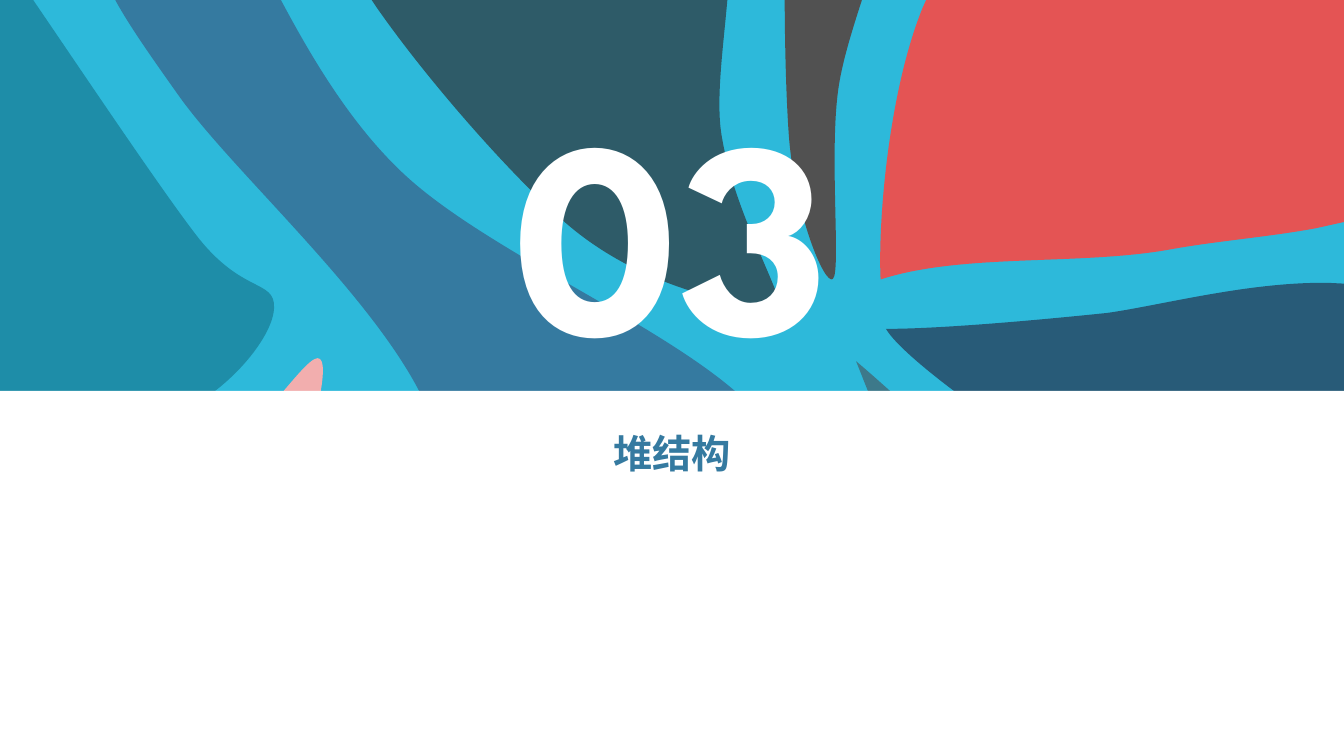
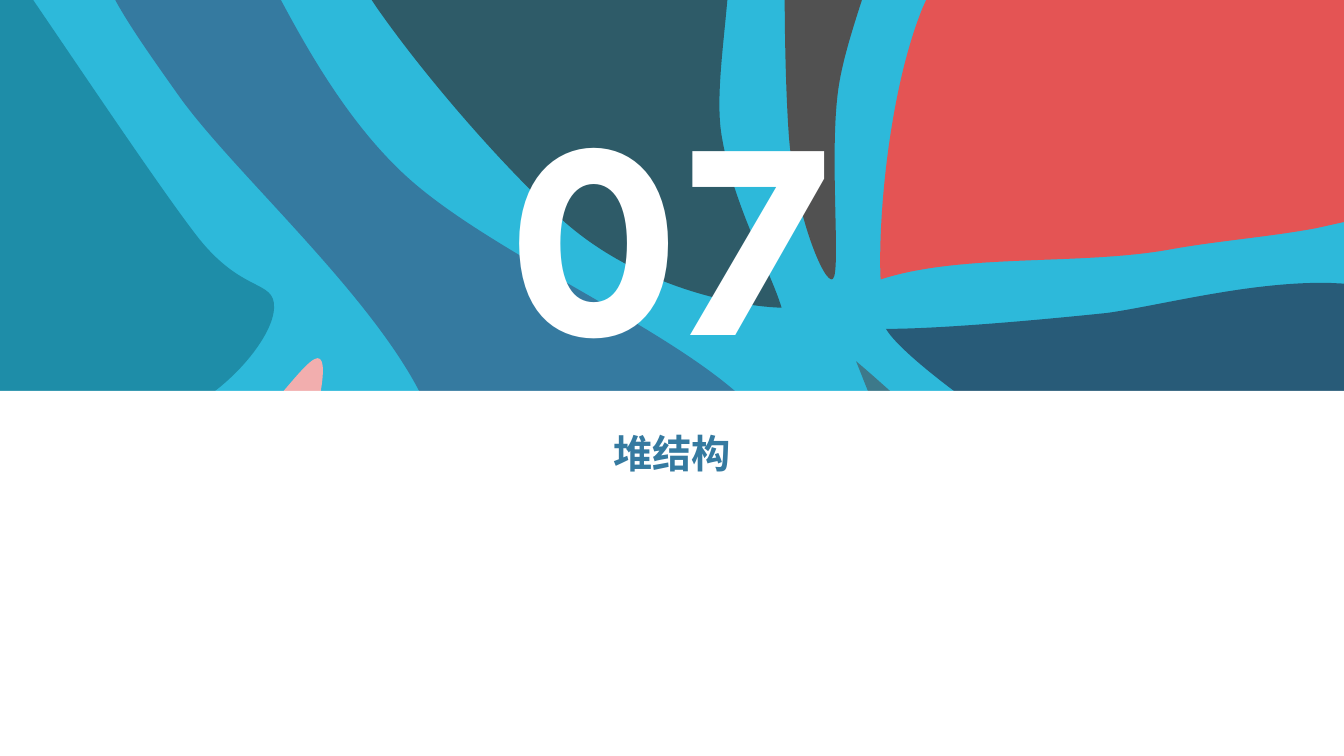
Before and after one commit to StevenEco/ComputerScience, a slide deck: slide 28 of PPT/Data Structure.pptx (slide 15 before the commit). Drawn at 1344x756 pixels with LibreOffice and Linux fonts; fonts in the diff are those of the drawing. Boxes give left, top, right and bottom in pixels: in the first picture for what was removed or moved away, otherwise in the second. Text is boxed around its words. In the diff, an @@ line names an element or a change of style, - is before the commit and + after.

```diff
--- a/PPT/Data Structure.pptx
+++ b/PPT/Data Structure.pptx
@@ text at [514,55,831,416]: text changed @@
-03
+07
```
Also in this commit, not shown: 7 other slides changed, 5 slides added, 3 other files.
